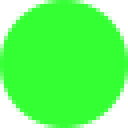
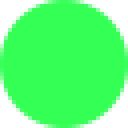
Two versions of the same layered image (128x128). Layer-by-layer changes:
"Ellipse 1": opacity 80% → 100%, painted on it over box(0, 0, 128, 128)
